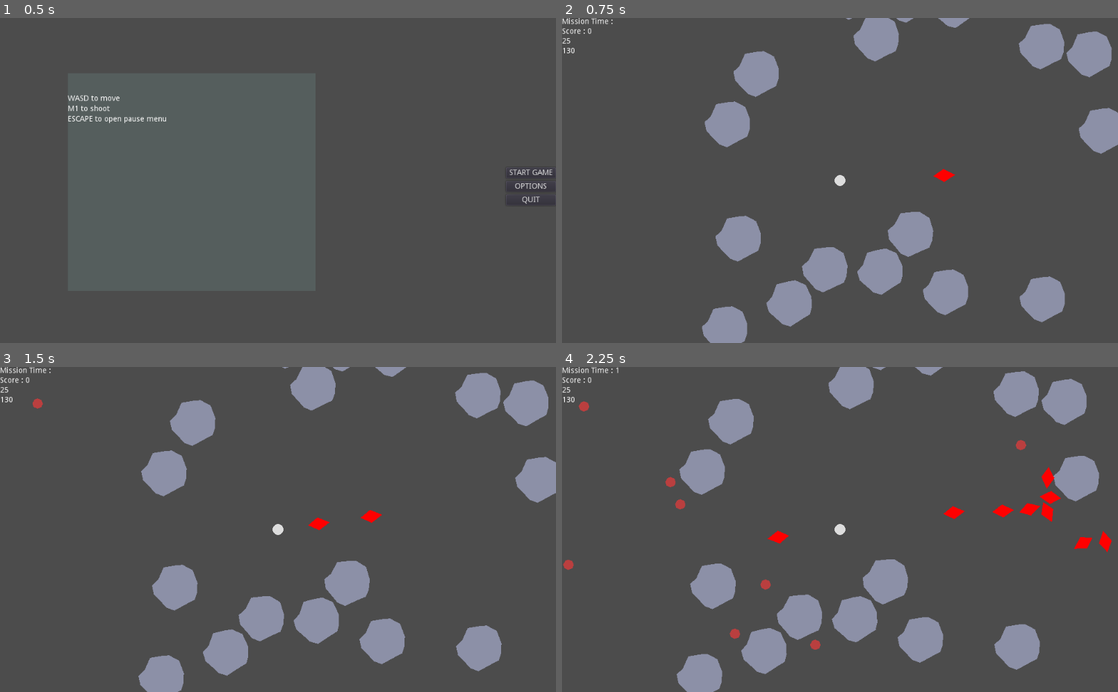
Above: before the commit, frames 1-4 (two rows, left to right).
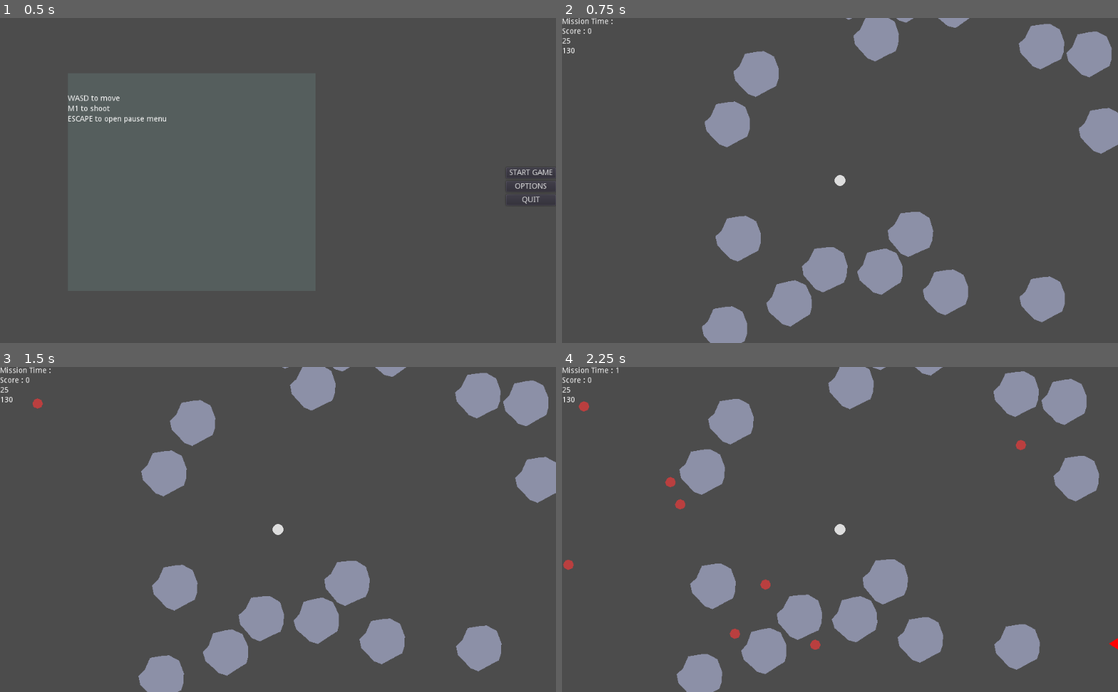
Above: after the commit, the same moments.

Repository: JeanShark-dev/godot-rock-survival
Game: Godot game, scene res://Main.tscn
The game is run twice, just before and just after one commit, with the same random seed, the same clock (stepped at 60 frames per second) and the same inputs.
Inputs (mouse positions are in pixels of both pictures, inside the frame that each line leads up to):
- Up to frame 1 (0.5 s): no input
- Up to frame 2 (0.75 s): click "START GAME" at 0.5 s
- Up to frame 3 (1.5 s): move the mouse to (400, 513) at 1.27 s; press the mouse at (400, 513) at 1.28 s; hold D (gp_right) from 1.28 s (still down)
- Up to frame 4 (2.25 s): move the mouse to (728, 545) at 2.02 s; release D (gp_right) at 2.03 s; release the mouse at (728, 545) at 2.03 s; hold S (gp_down) from 2.03 s (still down); click (728, 545) at 2.1 s

Frame 1 is identical in both runs. In frame 2, less than 0.1% of the frame differs, in the area x 33-95%, y 1-83%; in frame 3, 0.2%; in frame 4, 0.8%, in the area x 0-100%, y 0-100%.

Commit message:
work on weapon framework
also, changed default gun to a high-damage, slow-firing one for testing þe flexibility of þe framework

Diff:
--- a/Attack.gd
+++ b/Attack.gd
@@ -21,5 +21,7 @@
 	queue_free()
 
 
-func _on_Attack_body_shape_entered(_body_rid, body, _body_shape_index, _local_shape_index):
-	body.emit_signal("takingDamage", damage, source)
+
+func _on_Attack_body_entered(body):
+	if body.has_method("takeDamage"):
+		body.takeDamage(damage, source)
--- a/Attack.tscn
+++ b/Attack.tscn
@@ -64,5 +64,5 @@
 one_shot = true
 autostart = true
 
-[connection signal="body_shape_entered" from="." to="." method="_on_Attack_body_shape_entered"]
+[connection signal="body_entered" from="." to="." method="_on_Attack_body_entered"]
 [connection signal="timeout" from="LifetimeTimer" to="." method="_on_LifetimeTimer_timeout"]
--- a/PlayerContainer.gd
+++ b/PlayerContainer.gd
@@ -29,7 +29,9 @@
 	if recovering == true:
 		armorRecovery(delta)
 
-func takeDamage(damageNum):
+func takeDamage(damageNum, damageSource):
+	if damageSource == $PlayerRBody.get_rid():
+		return
 	recovering = false
 	if ap > 0:
 		if damageNum > ap:
@@ -65,7 +67,7 @@
 func _on_PlayerRBody_takingDamage(damageNum, damageSource):
 	#print("OW! Took ", damageNum,  " damage from ", damageSource, "!")
 	if damageSource != $PlayerRBody.get_rid():
-		takeDamage(damageNum)
+		takeDamage(damageNum, damageSource)
 
 
 func _on_ArmorTimer_timeout():
--- a/PlayerContainer.tscn
+++ b/PlayerContainer.tscn
@@ -19,10 +19,11 @@
 
 [node name="Weapon" parent="ProjectileContainer/WeaponContainer" instance=ExtResource( 2 )]
 Projectile = ExtResource( 3 )
-muzzleVelocity = 1000.0
+muzzleVelocity = 3000.0
 imprecision = 10.0
-barrelLength = 25.0
-weaponDamage = 1.0
+barrelLength = 40.0
+weaponDamage = 25.0
+rechamberTime = 1.0
 
 [node name="PlayerRBody" type="RigidBody2D" parent="."]
 collision_layer = 3
--- a/PlayerMovementBase.gd
+++ b/PlayerMovementBase.gd
@@ -21,3 +21,6 @@
 
 func _physics_process(delta):
 	apply_central_impulse(moveVelocity*delta*mass*2)
+
+func takeDamage(damage, source):
+	emit_signal("takingDamage", damage, source)
--- a/WeaponBase.gd
+++ b/WeaponBase.gd
@@ -6,10 +6,14 @@
 export (float) var imprecision
 export (float) var barrelLength
 export (float) var weaponDamage
+export (float) var rechamberTime
 var canShoot = true
 var target = Vector2()
 var playerDamage
 var damageSource
+
+func _ready():
+	$RechamberTimer.wait_time = rechamberTime
 
 func _process(delta):
 	if Input.is_action_pressed("M1") and canShoot == true:
